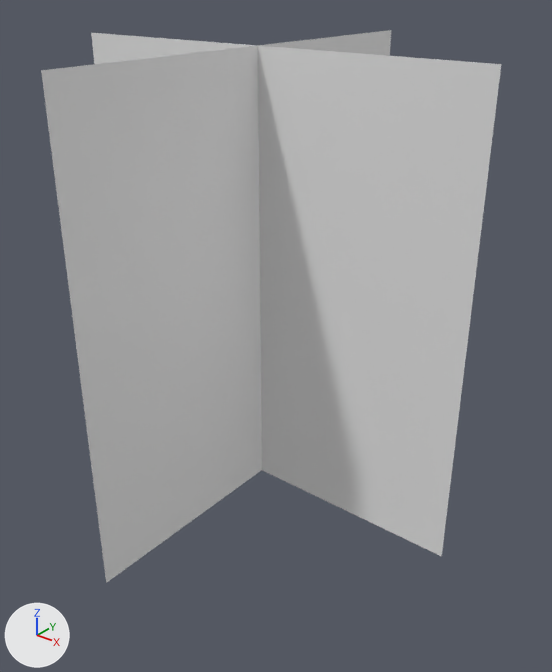
Two versions of the FBX model Assets/Graphics/Water Grass.fbx, one commit apart.
Before and after are seen from a camera (50 mm lens) standing at (2.04, -2.43, 2.28) and looking at (0.11, -0.02, 0.79). Every picture has the same lights, and +X, +Y and +Z are marked at lower left. Objects named as collision shapes, trigger or cutter boxes, shadow casters or lower levels of detail are left out. Where no turn or scale is listed for an object, it has been applied to the vertices.
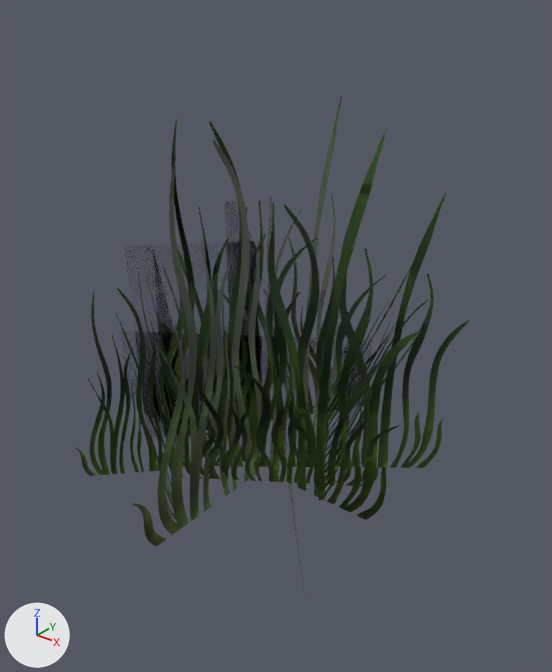
Location of each change, [x1, y1, x2, y2] in pixels of the pictures (552 x 672 px):
'Plane', reshaped: before [41, 30, 501, 583]; after [77, 121, 468, 587]
'Grass_LOD0', added: after [75, 95, 469, 588]
part 1 of me_plane, built on: before [41, 30, 391, 583]; after [77, 140, 468, 587]
part 2 of me_plane, recoloured (grey to green): before [91, 33, 501, 557]; after [157, 121, 419, 520]

The change, as a list of edits to the scene's bpy script:
```text
Add img_grasstest_png:
    img_grasstest_png = load_image('GrassTest.png', 'GrassTest.png', 2000, 2000, 'sRGB')
Add mat_grass_008:
    mat_grass_008 = principled_material('Grass.008')
    mat_grass_008.texture = img_grasstest_png  # with its transparency
Add mat_grass:
    mat_grass = principled_material('Grass')
    mat_grass.texture = img_grasstest_png  # with its transparency
Change me_plane:
    used by ob_plane; location = (0.0, 0.0, 0.0)
    remove me_plane.from_pydata(...)  # 8 vertices, 2 faces; spans x -1.0..1.0, y -1.0..1.0, z 0.0..2.0
    add me_plane.from_pydata(...)  # 50 vertices, 23 faces; spans x -1.03..1.04, y -1.0..1.07, z 0.0..2.0
    me_plane part 1
    1 face is deleted
    42 vertices are added at x -1.03..1.04, y -1.0..1.07, z 0.0..1.6
    22 new faces join them
    me_plane part 2: 1 face spanning x -1.0..1.0, y 0.0, z 0.0..2.0 switches from no material to mat_grass_008 (picture img_grasstest_png)
    add me_plane.materials.append(mat_grass_008)  # picture img_grasstest_png
Add me_plane_002:
    me_plane_002.from_pydata(...)  # 80 vertices, 32 faces; spans x -1.03..1.04, y -1.0..1.07, z 0.0..2.0
    me_plane_002.materials.append(mat_grass)  # picture img_grasstest_png
Add ob_grass_lod0:
    ob_grass_lod0 = bpy.data.objects.new('Grass_LOD0', me_plane_002)
    ob_grass_lod0.location = (0.0, 0.0, 0.0)
```
